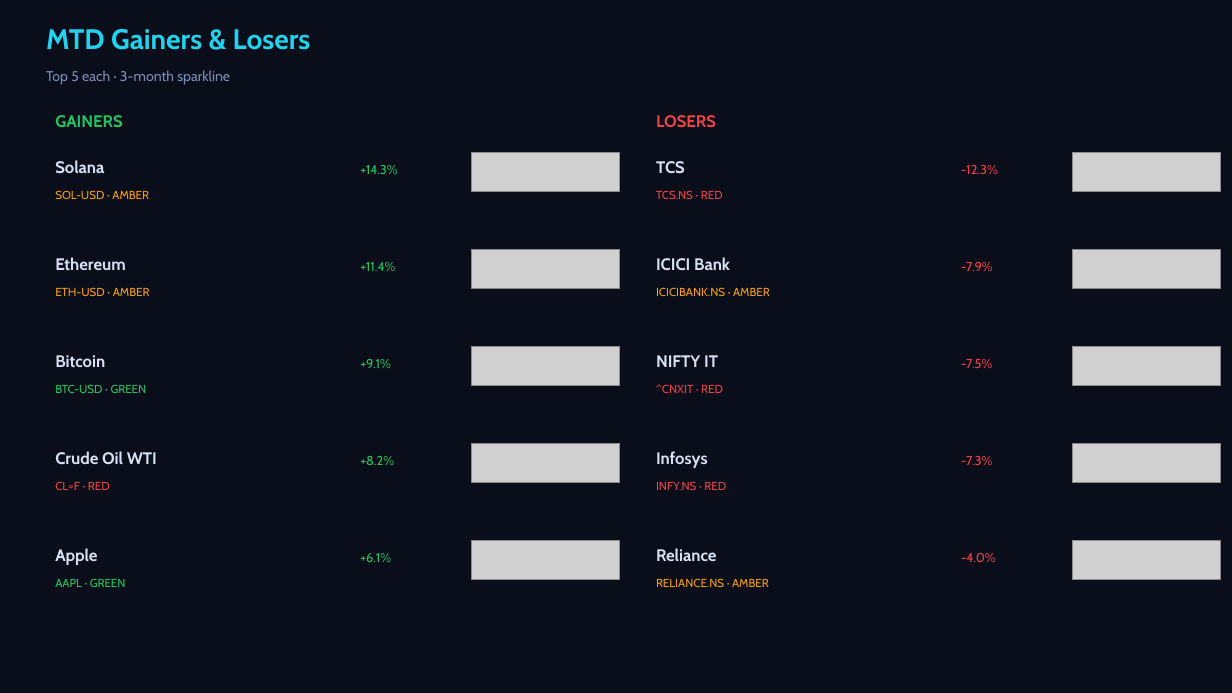
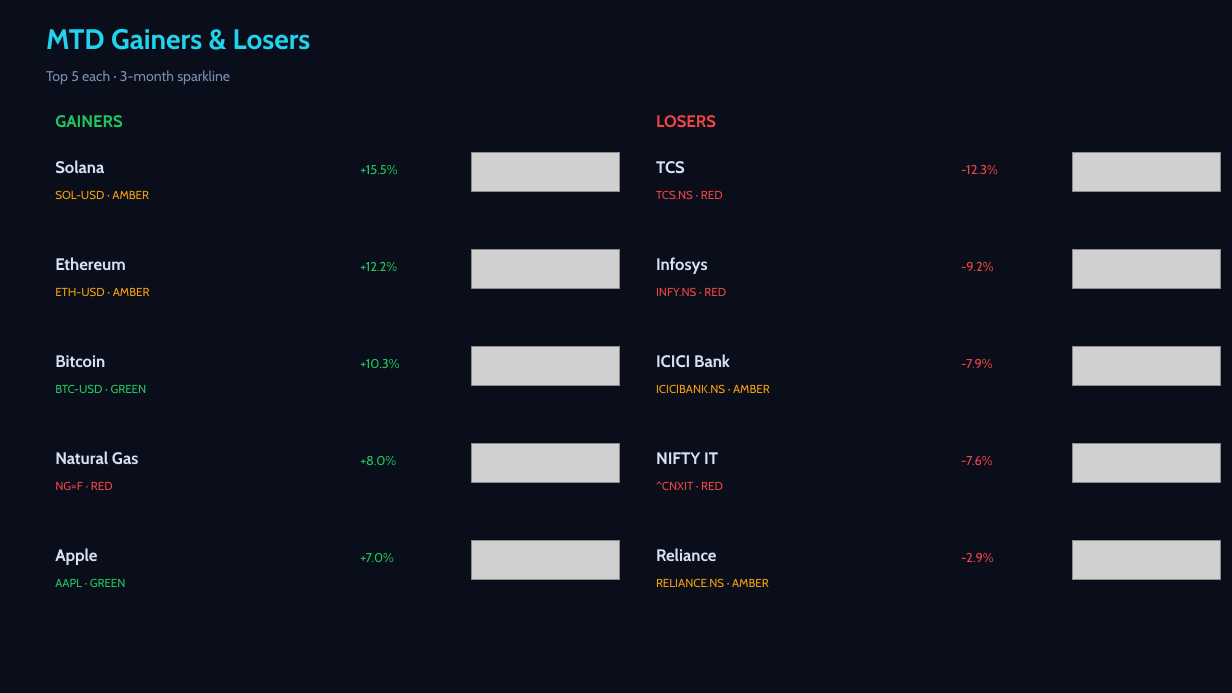
Before and after one commit to Pravkum23/pmr-terminal, a slide deck: slide 2 of docs/pmr_daily.pptx. Drawn at 1232x693 pixels with LibreOffice and Linux fonts; fonts in the diff are those of the drawing; grey boxes stand for pictures. Boxes give left, top, right and bottom in pixels: in the first picture for what was removed or moved away, otherwise in the second. Text is boxed around its words. In the diff, an @@ line names an element or a change of style, - is before the commit and + after.

```diff
--- a/docs/pmr_daily.pptx
+++ b/docs/pmr_daily.pptx
@@ text at [360, 165, 397, 174]: text changed @@
-+14.3%
++15.5%
@@ text at [360, 262, 397, 271]: text changed @@
-+11.4%
++12.2%
@@ text "Infosys": place and size @@
-text "Infosys" at [656, 451, 708, 468]
+text "Infosys" at [656, 257, 708, 274]
@@ text at [961, 262, 994, 271]: text changed @@
--7.9%
+-9.2%
@@ text at [656, 287, 726, 296]: text changed; text colour #F59E0B to #EF4444 @@
-ICICIBANK.NS · AMBER
+INFY.NS · RED
@@ text at [360, 359, 399, 368]: text changed @@
-+9.1%
++10.3%
@@ text "ICICI Bank": place and size @@
-text "ICICI Bank" at [656, 257, 730, 270]
+text "ICICI Bank" at [656, 354, 730, 367]
@@ text at [961, 359, 993, 368]: text changed @@
--7.5%
+-7.9%
@@ text at [656, 384, 770, 393]: text changed; text colour #EF4444 to #F59E0B @@
-^CNXIT · RED
+ICICIBANK.NS · AMBER
@@ text "NIFTY IT": place and size @@
-text "NIFTY IT" at [656, 355, 718, 367]
+text "NIFTY IT" at [656, 452, 718, 464]
@@ text at [55, 451, 138, 464]: text changed @@
-Crude Oil WTI
+Natural Gas
@@ text at [360, 456, 396, 465]: text changed @@
-+8.2%
++8.0%
@@ text at [961, 456, 993, 465]: text changed @@
--7.3%
+-7.6%
@@ text at [55, 481, 113, 490]: text changed @@
-CL=F · RED
+NG=F · RED
@@ text at [656, 481, 723, 490]: text changed @@
-INFY.NS · RED
+^CNXIT · RED
@@ text at [360, 553, 394, 562]: text changed @@
-+6.1%
++7.0%
@@ text at [961, 553, 994, 562]: text changed @@
--4.0%
+-2.9%
```
Also in this commit, not shown: 3 other slides changed, 3 other files.
